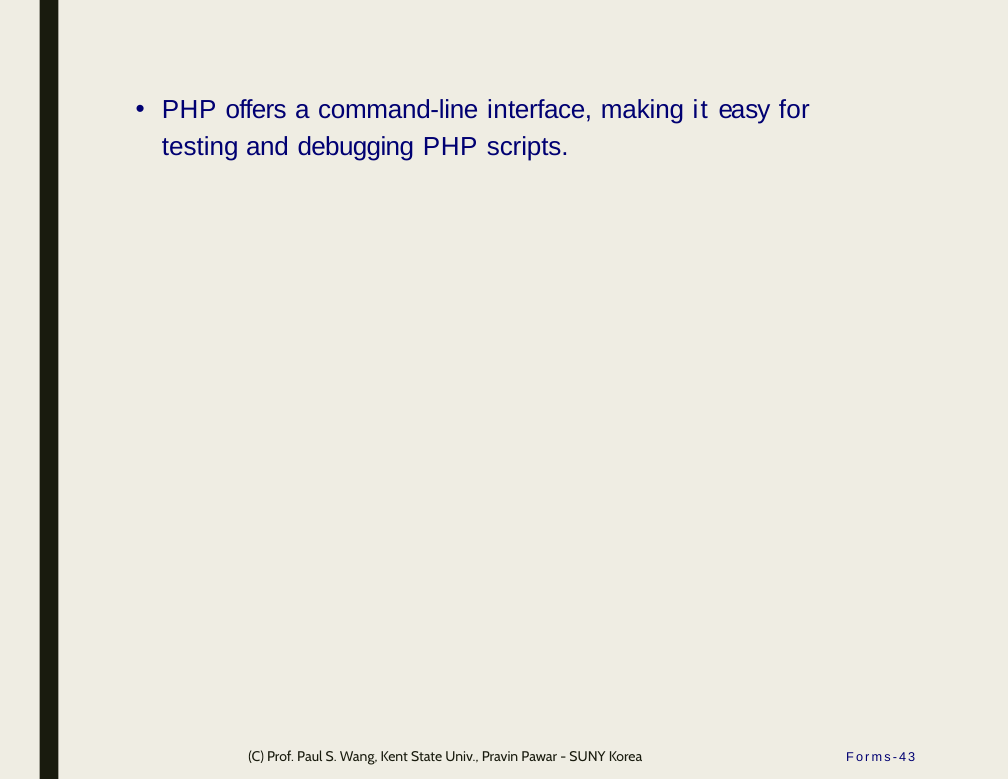
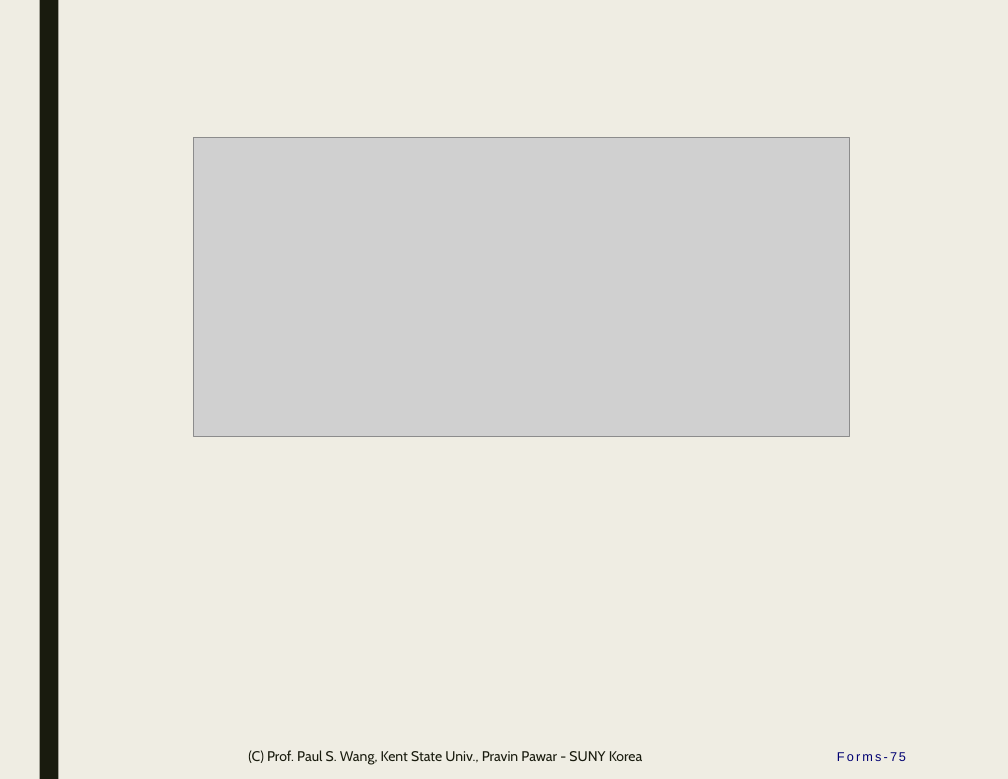
Before and after one commit to ppawar/ppawar.github.io, a slide deck: slide 75 of Fall2019/CSE102-F19/lectures/CSE102_Lec6 - Forms, PHP.pptx (slide 43 before the commit). Drawn at 1008x779 pixels with LibreOffice and Linux fonts; fonts in the diff are those of the drawing; grey boxes stand for pictures. Boxes give left, top, right and bottom in pixels: in the first picture for what was removed or moved away, otherwise in the second. Text is boxed around its words. In the diff, an @@ line names an element or a change of style, - is before the commit and + after.

```diff
--- a/Fall2019/CSE102-F19/lectures/CSE102_Lec6 - Forms, PHP.pptx
+++ b/Fall2019/CSE102-F19/lectures/CSE102_Lec6 - Forms, PHP.pptx
@@ text removed at [162,99,810,161] @@
-• PHP offers a command-line interface, making it easy for testing and debugging PHP scripts.
@@ picture added at [193,137,849,436] @@
@@ page number at [837,752,906,761]: text changed @@
-Forms-43
+Forms-75
```
Also in this commit, not shown: 2 other slides changed, 16 slides added, 1 slide removed.
